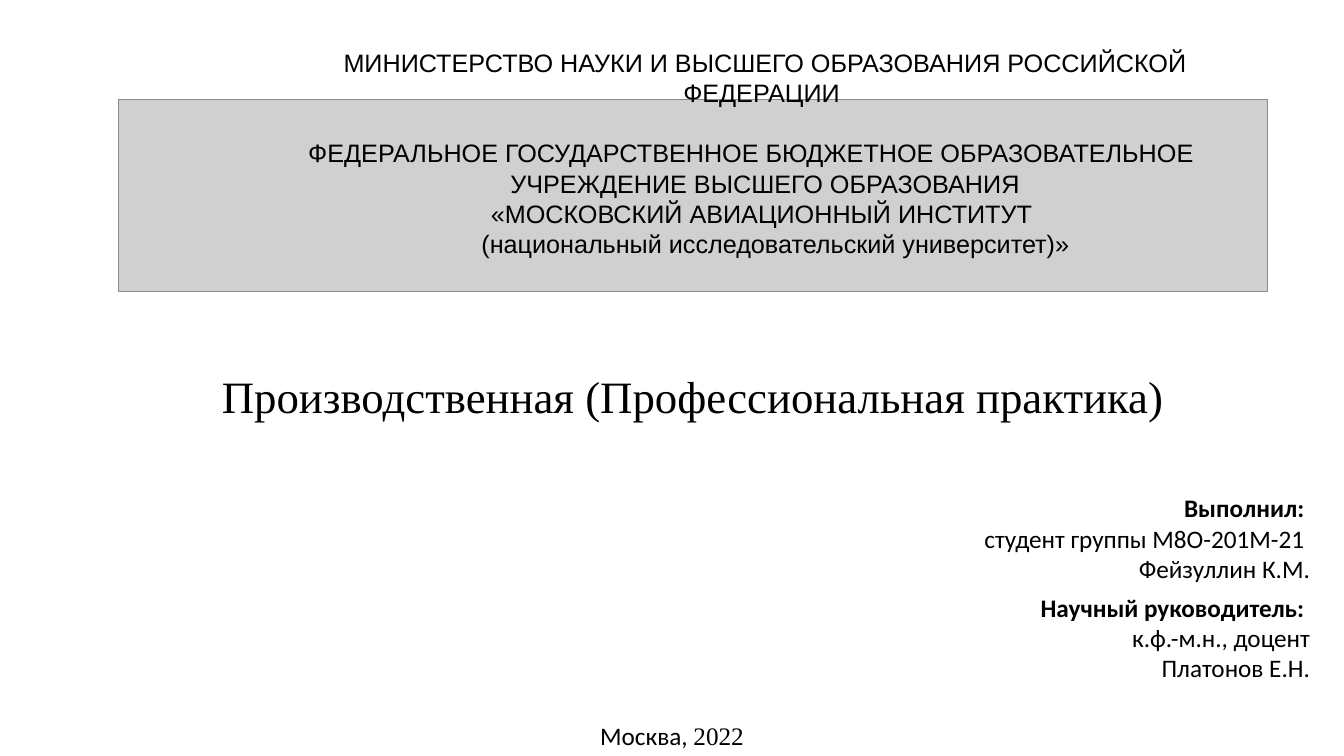
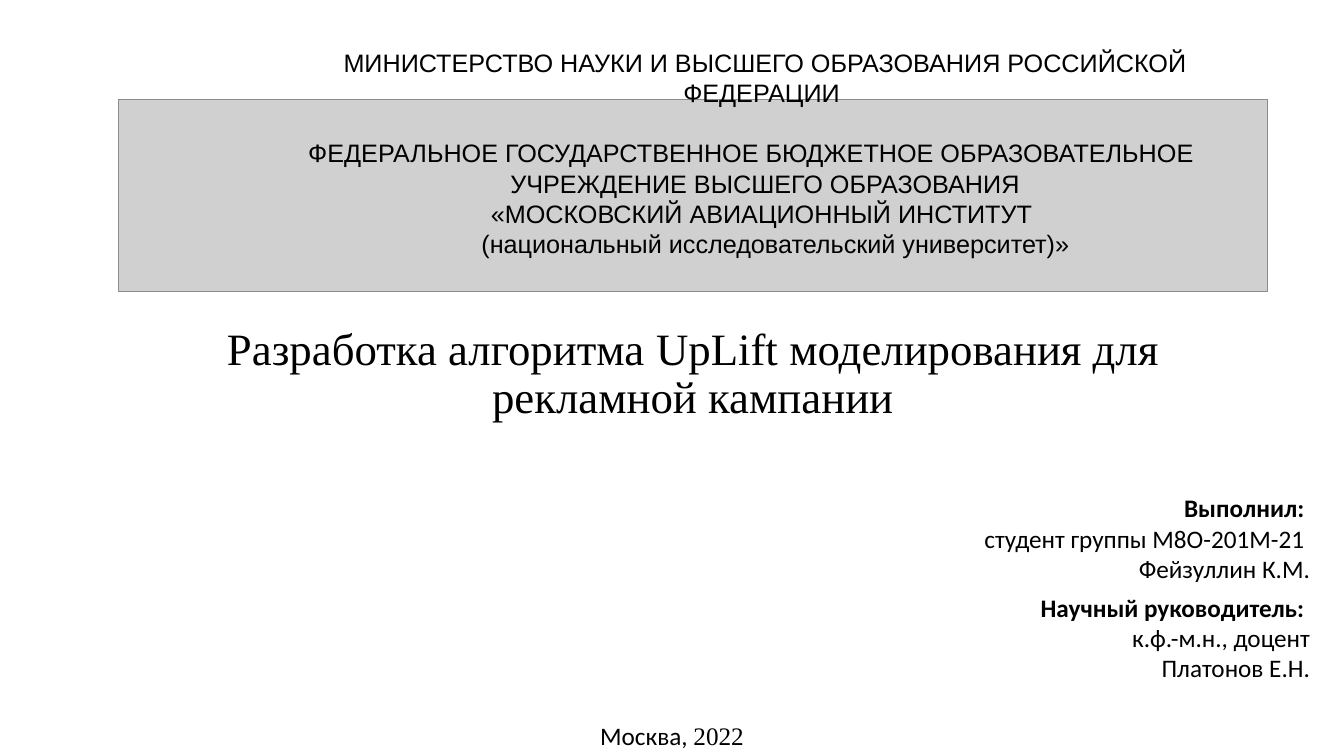
Before and after one commit to JacKira/MastersDegree, a slide deck: slide 1 of Отчет_3_сем/Презентация Фейзуллин 201.pptx. Drawn at 1344x756 pixels with LibreOffice and Linux fonts; fonts in the diff are those of the drawing; grey boxes stand for pictures. Boxes give left, top, right and bottom in pixels: in the first picture for what was removed or moved away, otherwise in the second. Text is boxed around its words. In the diff, an @@ line names an element or a change of style, - is before the commit and + after.

```diff
--- a/Отчет_3_сем/Презентация Фейзуллин 201.pptx
+++ b/Отчет_3_сем/Презентация Фейзуллин 201.pptx
@@ title at [227,333,1159,423]: text changed @@
-Производственная (Профессиональная практика)
+Разработка алгоритма UpLift моделирования для рекламной кампании
```
Also in this commit, not shown: 1 other file.
